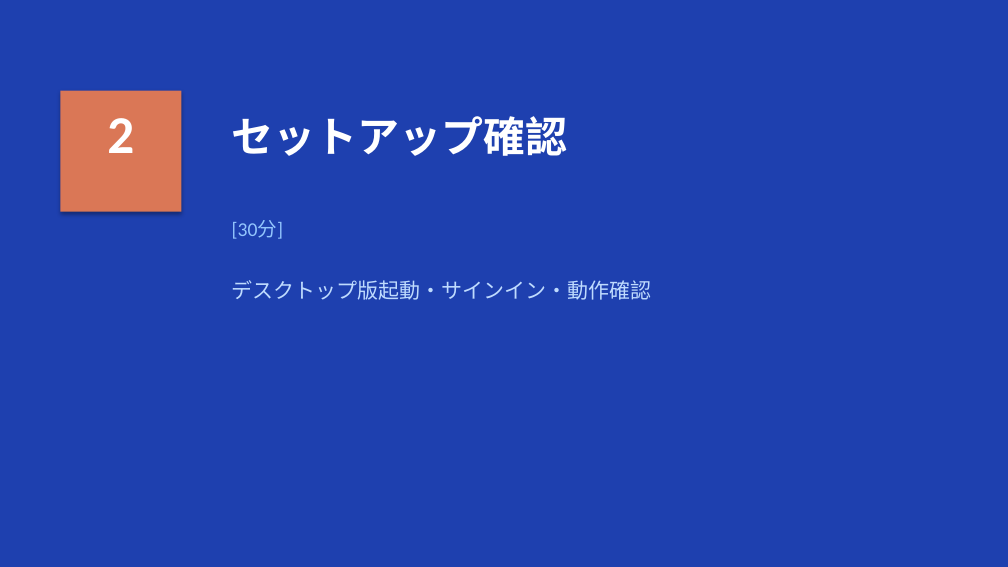
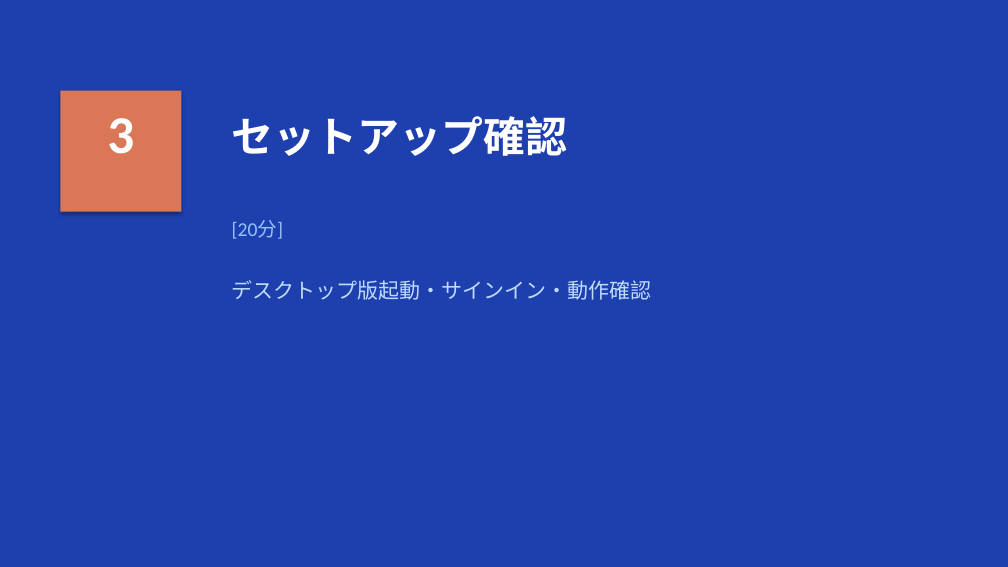
Before and after one commit to zatune-gif/kurashi-no-dodai-log, a slide deck: slide 11 of 00-01_han-ai/training-materials/course05_jissen_claude_code.pptx (slide 8 before the commit). Drawn at 1008x567 pixels with LibreOffice and Linux fonts; fonts in the diff are those of the drawing. Boxes give left, top, right and bottom in pixels: in the first picture for what was removed or moved away, otherwise in the second. Text is boxed around its words. In the diff, an @@ line names an element or a change of style, - is before the commit and + after.

```diff
--- a/00-01_han-ai/training-materials/course05_jissen_claude_code.pptx
+++ b/00-01_han-ai/training-materials/course05_jissen_claude_code.pptx
@@ text at [107, 118, 134, 154]: text changed @@
-2
+3
@@ text at [232, 220, 284, 239]: text changed @@
-[30分]
+[20分]
```
Also in this commit, not shown: 8 other slides changed, 3 other files.
